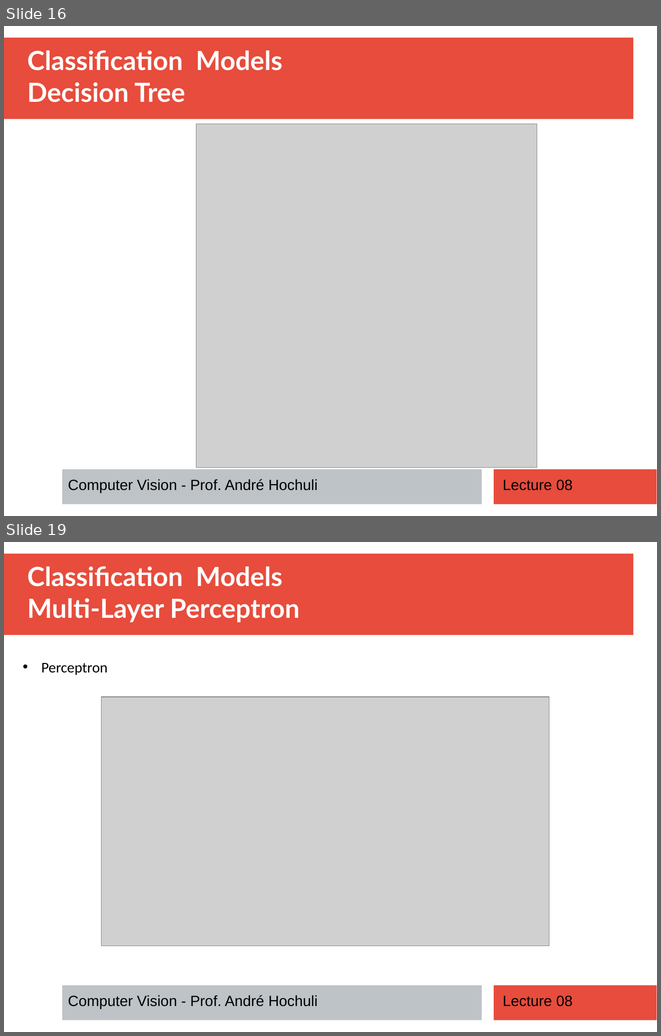
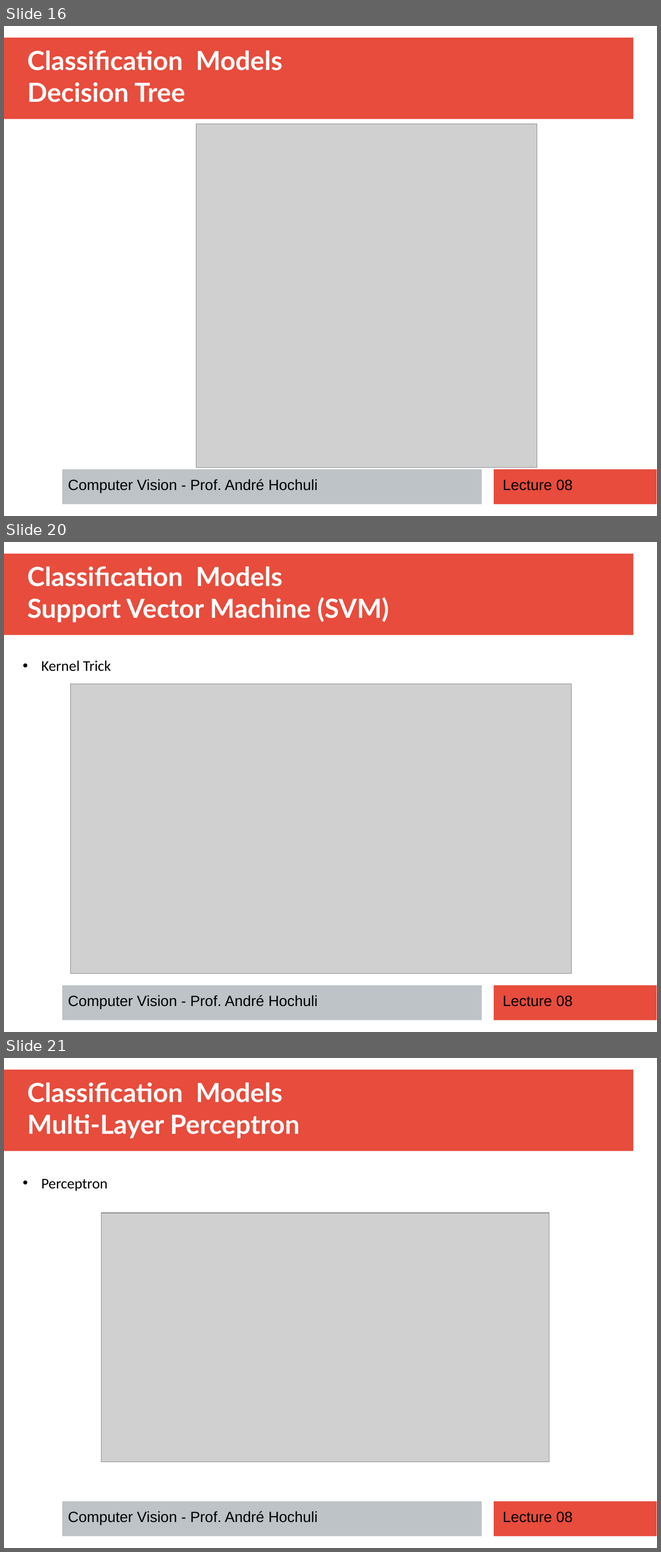
Before and after one commit to andrehochuli/teaching, a slide deck: ComputerVision/Lecture 08 - Classification/Lecture 08 - Classification.pptx. Shown one above the other, each under a label of ours: slides 16 and 19 before the commit, slides 16, 20 and 21 after it; the slides between them are not shown. The pictures are 661x1036 and 661x1552 pixels, drawn with LibreOffice and Linux fonts; fonts in the diff are those of the drawing; grey boxes stand for pictures. Boxes give left, top, right and bottom in pixels: in the first picture for what was removed or moved away, otherwise in the second. Text is boxed around its words. In the diff, an @@ line names an element or a change of style, - is before the commit and + after.

```diff
--- a/ComputerVision/Lecture 08 - Classification/Lecture 08 - Classification.pptx
+++ b/ComputerVision/Lecture 08 - Classification/Lecture 08 - Classification.pptx
@@ slide 20 added at (4,542,657,1032), background #FFFFFF; not listed: 3 template elements that a slide beside it also shows @@
@@ text added at (27,566,389,623), 32 pt, text #FFFFFF, bold @@
+Classification Models
+Support Vector Machine (SVM)
@@ text added at (41,660,111,671), 18 pt, text #000000 @@
+• Kernel Trick
@@ picture added at (70,684,571,973) @@
@@ text added at (68,995,318,1008), 18 pt, text #000000 @@
+Computer Vision - Prof. André Hochuli
@@ text added at (503,995,573,1006), 18 pt, text #000000 @@
+Lecture 08
@@ what was slide 19 is now slide 21 @@
```
Also in this commit, not shown: 9 slides changed, 2 other slides added, 1 other file.
